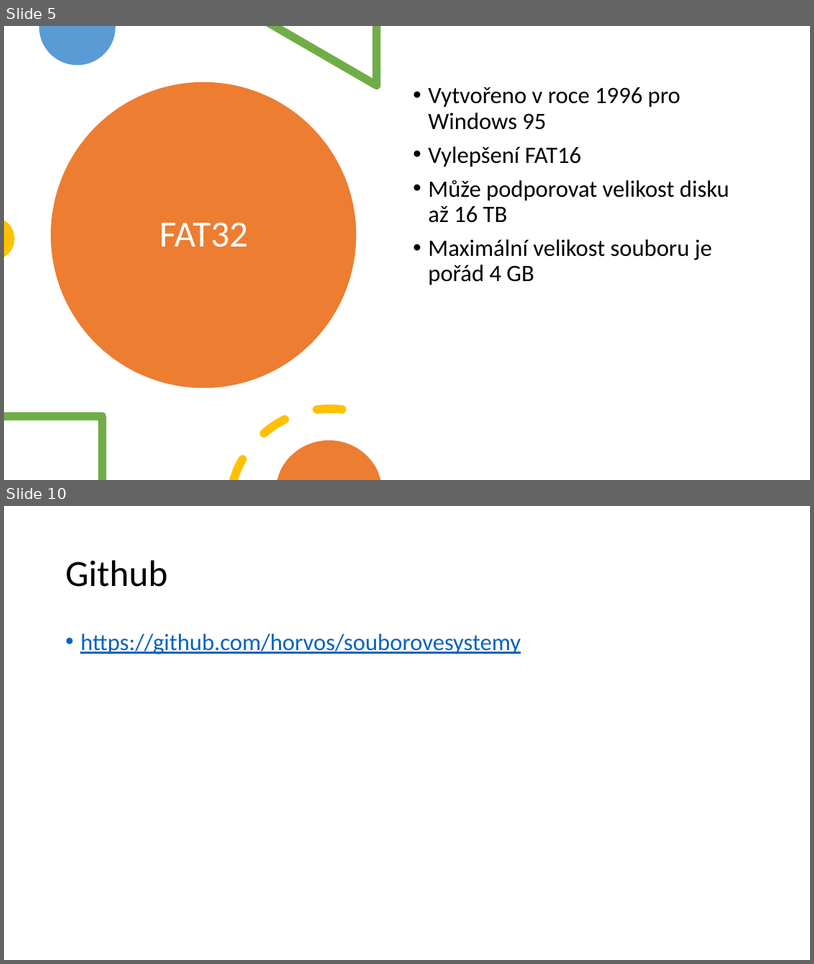
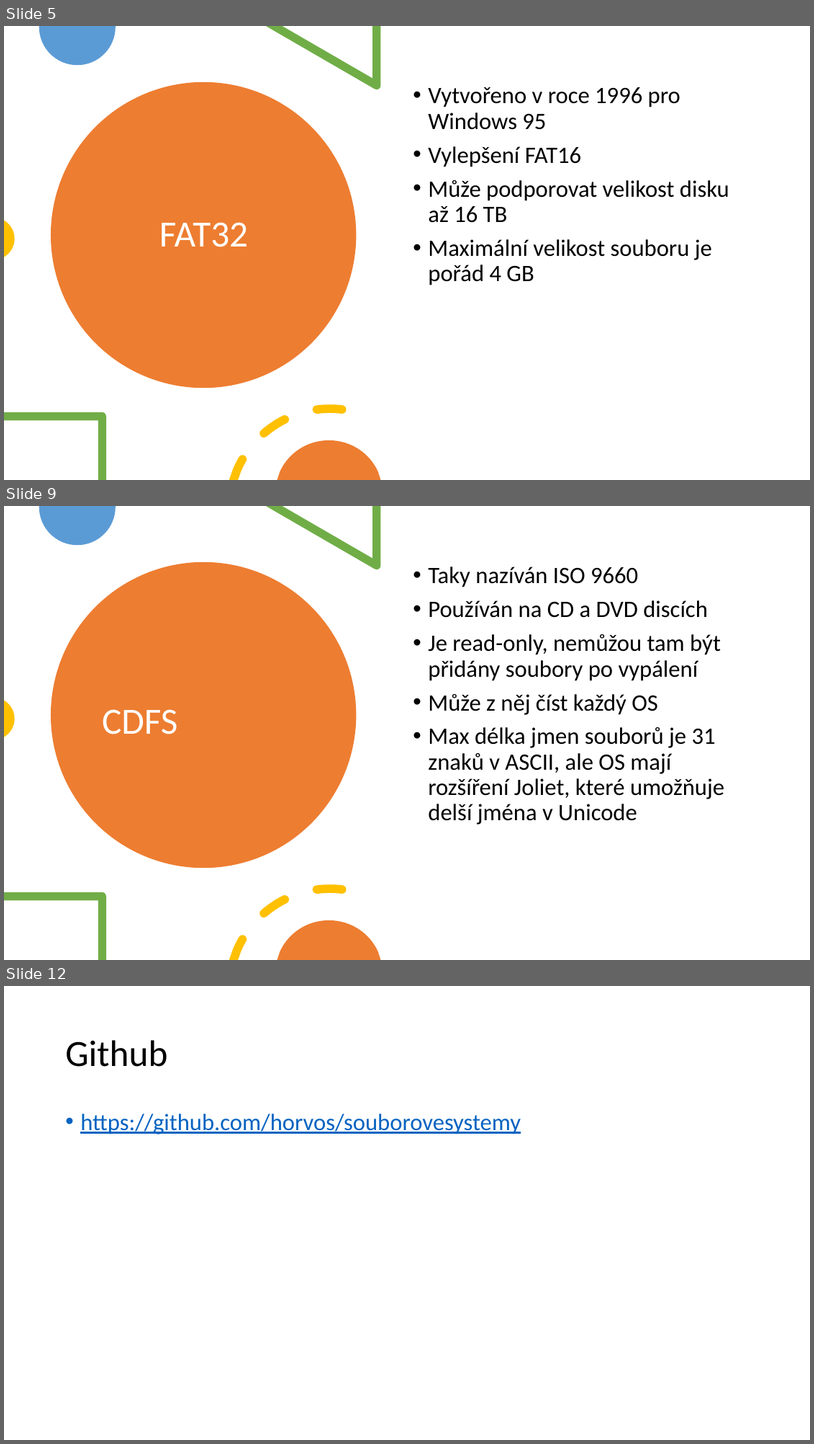
Before and after one commit to horvos/souborovesystemy, a slide deck: horvath.pptx. Shown one above the other, each under a label of ours: slides 5 and 10 before the commit, slides 5, 9 and 12 after it; the slides between them are not shown. The pictures are 814x964 and 814x1444 pixels, drawn with LibreOffice and Linux fonts; fonts in the diff are those of the drawing. Boxes give left, top, right and bottom in pixels: in the first picture for what was removed or moved away, otherwise in the second. Text is boxed around its words. In the diff, an @@ line names an element or a change of style, - is before the commit and + after.

```diff
--- a/horvath.pptx
+++ b/horvath.pptx
@@ slide 9 added at [4,506,810,960], background #FFFFFF @@
@@ freeform shape added at [39,506,116,546], fill #5B9BD5 @@
@@ freeform shape added at [266,506,381,569], fill #70AD47 @@
@@ ellipse added at [51,562,356,867], fill #ED7D31 @@
@@ text added at [428,566,725,824], 28 pt, text #000000 @@
+• Taky nazíván ISO 9660
+• Používán na CD a DVD discích
+• Je read-only, nemůžou tam být přidány soubory po vypálení
+• Může z něj číst každý OS
+• Max délka jmen souborů je 31 znaků v ASCII, ale OS mají rozšíření Joliet, které umožňuje delší jména v Unicode
@@ freeform shape added at [4,700,14,736], fill #FFC000 @@
@@ title added at [102,709,178,734], 44 pt, text #FFFFFF @@
+CDFS
@@ freeform shape added at [4,892,106,960], fill #70AD47 @@
@@ freeform shape added at [229,884,347,960], fill #FFC000 @@
@@ freeform shape added at [278,920,381,960], fill #ED7D31 @@
@@ what was slide 10 is now slide 12 @@
```
Also in this commit, not shown: 4 slides changed, 1 other slide added.
